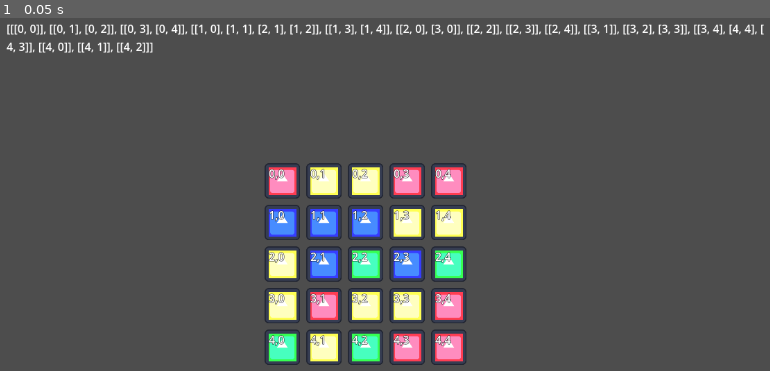
Above: before the commit, frame 1.
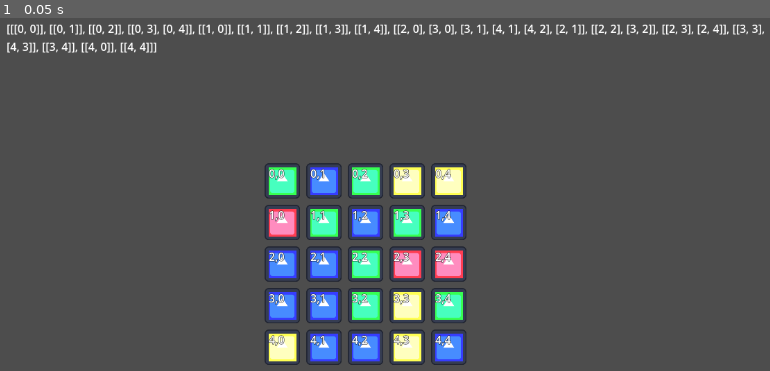
Above: after the commit, the same moment.

Repository: GandalfDG/slop-farmer-extension
Game: Godot game, scene res://game_window.tscn
Same seed, same stepped clock (60 frames per second), same inputs: the game is played once before the commit and once after it. The engine's default icon, where the game draws it, is replaced by a stand-in: a white triangle on a blue panel in a dark square.
Inputs:
- Up to frame 1 (0.05 s): no input

The runs differ from the first frame. In frame 1, 7.4% of the frame differs, in the area x 0-100%, y 1-98%.

Commit message:
row-column swap WIP

Diff:
--- a/grid.gd
+++ b/grid.gd
@@ -28,47 +28,58 @@
 	grid_area.position = Vector2(cols * offset / 2, rows * offset / 2)
 	grid_shape.shape.size = Vector2(cols * offset, rows * offset)
 
+	for column in cols:
+		grid.append([])
+		for row in rows:
+			grid[column].append(null)
+
+	generate_board()
+
+	redraw_grid()
+	calculate_token_groups()
+
+func _process(_delta: float) -> void:
+	clear_highlights()
+
+	# get mouse position for hover
+	var mouse_position = self.get_local_mouse_position()
+	if not pixel_within_grid(mouse_position):
+		return
+
+	var coord_under_mouse = pixel_to_grid_coord(mouse_position)
+	var token_under_mouse: Token = get_token(coord_under_mouse[0], coord_under_mouse[1])
+
+	if token_under_mouse != null:
+		var group = get_group_of_token(coord_under_mouse)
+		if group.size() >= min_group_size:
+			highlight_group(group, true)
+
+	# if click, determine token clicked
+func pixel_within_grid(coord: Vector2) -> bool:
+	return (coord.x >= 0 and coord.x < cols * offset and
+					coord.y >= 0 and coord.y < rows * offset)
+
+func pixel_to_grid_coord(coord: Vector2) -> Array[int]:
+	return [coord.y / offset, coord.x / offset]
+
+func get_token(row, col):
+	return grid[col][row]
+
+func set_token(token: Token, row, col):
+	grid[col][row] = token
+
+func generate_board():
 	for row in rows:
-		grid.append([])
 		for column in cols:
 			var token_node: Token = token.instantiate()
 			add_child(token_node)
 			token_node.set_type(randi_range(0,3) as Token.token_type)
-			#token_node.token_hovered.connect(_on_token_hovered.bind([row,column]))
-			grid[row].append(token_node)
-
-	redraw_grid()
-	calculate_token_groups()
-
-func _process(_delta: float) -> void:
-	clear_highlights()
-
-	# get mouse position for hover
-	var mouse_position = self.get_local_mouse_position()
-	if not pixel_within_grid(mouse_position):
-		return
-
-	var coord_under_mouse = pixel_to_grid_coord(mouse_position)
-	var token_under_mouse: Token = grid[coord_under_mouse[0]][coord_under_mouse[1]]
-
-	if token_under_mouse != null:
-		var group = get_group_of_token(coord_under_mouse)
-		if group.size() >= min_group_size:
-			highlight_group(group, true)
-
-	# if click, determine token clicked
-func pixel_within_grid(coord: Vector2) -> bool:
-	return (coord.x >= 0 and coord.x < cols * offset and
-					coord.y >= 0 and coord.y < rows * offset)
-
-func pixel_to_grid_coord(coord: Vector2) -> Array[int]:
-	return [coord.y / offset, coord.x / offset]
-
+			set_token(token_node, row, column)
 
 func highlight_group(group: Array, enable: bool):
 
 	for coord in group:
-		var current_token = grid[coord[0]][coord[1]] as Token
+		var current_token = get_token(coord[0], coord[1])
 		if current_token == null: continue
 		current_token.set_highlighted(enable)
 
@@ -120,23 +131,19 @@
 			idx += 1
 			dest_column += 1
 
-
-
 	redraw_grid()
 	calculate_token_groups()
 
 func redraw_grid():
 	for row in range(rows):
 		for column in range(cols):
-			var current_token = grid[row][column]
+			var current_token = get_token(row, column)
 			if current_token == null:
 				continue
 
 			current_token.set_debug_label(str(row) + "," + str(column))
 
 			current_token.position = Vector2(offset*column, offset*row)
-
-
 
 func calculate_token_groups():
 	groups = []
@@ -144,7 +151,7 @@
 	var group_queue = []
 	for row in rows:
 		for col in cols:
-			if [row, col] in visited_nodes or grid[row][col] == null:
+			if [row, col] in visited_nodes or get_token(row, col) == null:
 				continue
 
 			group_queue.append([row,col])
@@ -152,7 +159,7 @@
 			var new_group = []
 			while not group_queue.is_empty():
 				var current_coord = group_queue.pop_back()
-				var current_token = grid[current_coord[0]][current_coord[1]]
+				var current_token = get_token(current_coord[0], current_coord[1])
 				new_group.append(current_coord)
 				visited_nodes.append(current_coord)
 
@@ -174,10 +181,10 @@
 				)
 
 				for coord in valid_coords:
-					var token = grid[coord[0]][coord[1]]
+					var token = get_token(coord[0],coord[1])
 					if (token != null and
 							coord not in visited_nodes and
-							grid[coord[0]][coord[1]].type == current_token.type and
+							token.type == current_token.type and
 							coord not in group_queue):
 						group_queue.append(coord)
 			groups.append(new_group)
@@ -201,6 +208,6 @@
 			for coord in group:
 				var current_token = grid[coord[0]][coord[1]] as Token
 				current_token.queue_free()
-				grid[coord[0]][coord[1]] = null # do I actually want a null value or should there be some other placeholder?
+				set_token(null, coord[0], coord[1])# do I actually want a null value or should there be some other placeholder?
 
 			update_grid()
